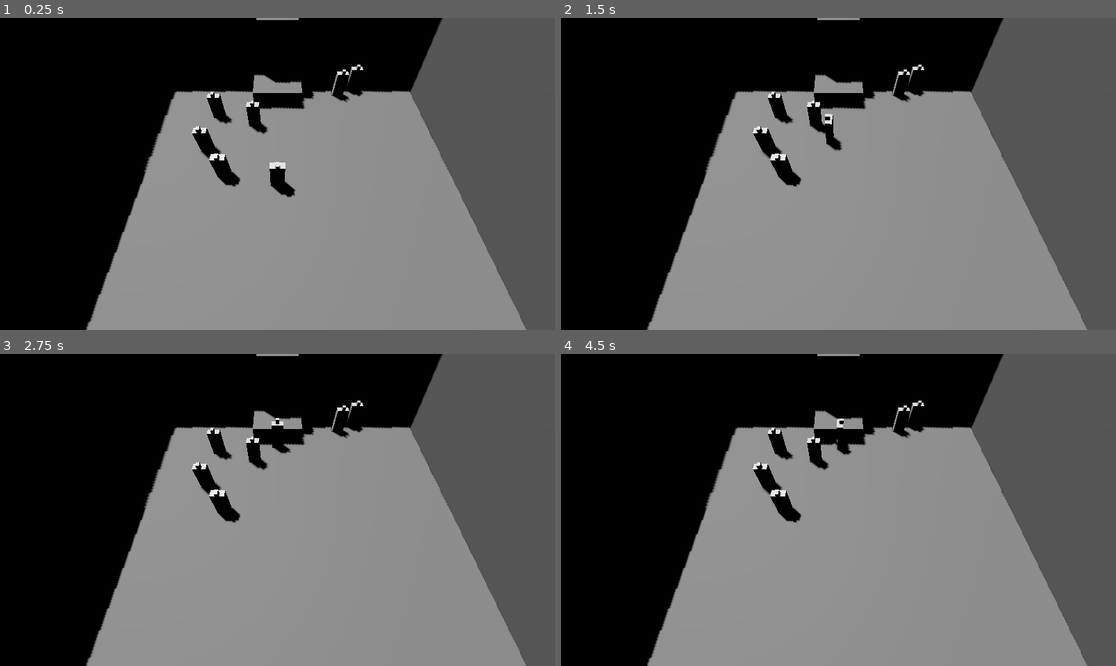
Above: before the commit, frames 1-4 (two rows, left to right).
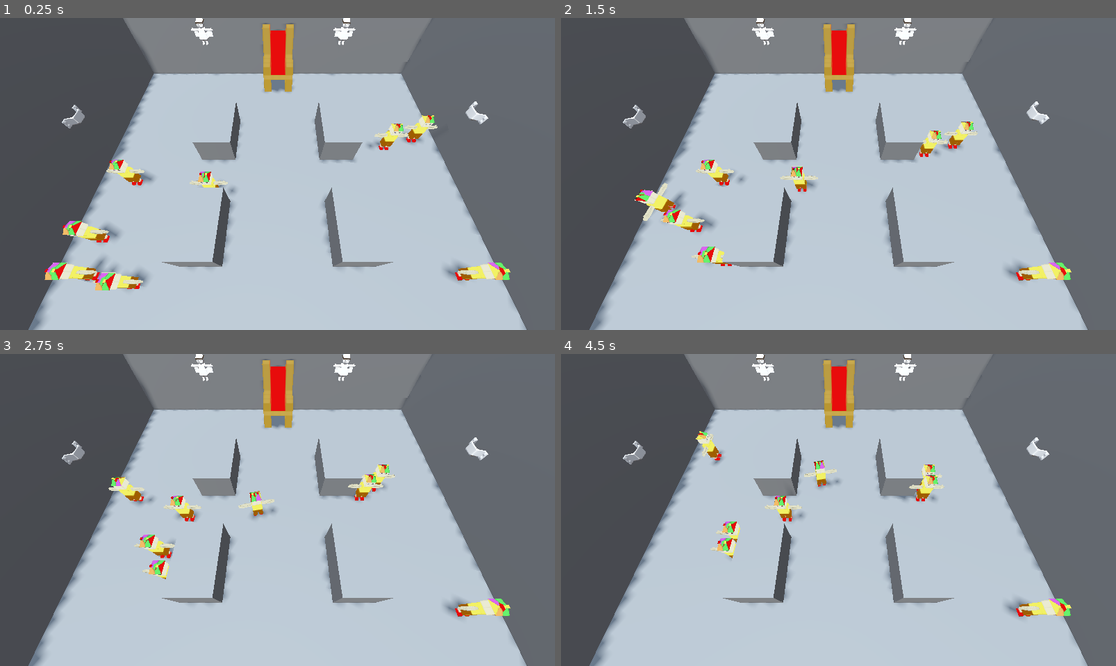
Above: after the commit, the same moments.

Repository: RobertMcGregorIsCool/courtOfClowns
Game: Godot game, scene res://Levels/court01.tscn
Same seed, same stepped clock (60 frames per second), same inputs: the game is played once before the commit and once after it. The project has no main scene, so this scene is started directly.
Inputs:
- Up to frame 1 (0.25 s): no input
- Up to frame 2 (1.5 s): hold W (p1_move_fwd) 0.53-1.28 s; tap S (p1_move_bck) at 0.6 s; tap A (p1_move_lft) at 0.8, 1.35 s
- Up to frame 3 (2.75 s): tap D (p1_move_rgt) at 1.55, 2.1 s; hold W (p1_move_fwd) from 2.03 s (still down); tap S (p1_move_bck) at 2.3 s
- Up to frame 4 (4.5 s): tap S (p1_move_bck) at 2.85 s; tap A (p1_move_lft) at 3.05, 3.6 s; release W (p1_move_fwd) at 3.53 s; tap D (p1_move_rgt) at 3.8, 4.35 s

The runs differ from the first frame. In frame 1, 99% of the frame differs, in the area x 0-100%, y 0-100%; in frame 2, 99%; in frame 3, 99%; in frame 4, 99%.

Commit message:
Courtiers moving. Two players working. Added some furniture(Aine's models). Messed with lighting. Started Raycast stuff)

Diff:
--- a/Basic Character Setup/characterStartingPoint01001RS.tscn
+++ b/Basic Character Setup/characterStartingPoint01001RS.tscn
@@ -1,12 +1,16 @@
-[gd_scene load_steps=3 format=3 uid="uid://8pmbbcxv8ns0"]
+[gd_scene load_steps=4 format=3 uid="uid://8pmbbcxv8ns0"]
 
 [ext_resource type="PackedScene" uid="uid://d4e3426qmldmk" path="res://3D Models/humanScaleReference01001RS.glb" id="1_iqmui"]
+[ext_resource type="PackedScene" uid="uid://c5mb8a5wqqjxw" path="res://3D Models/Jester.glb" id="2_5yuxs"]
 
 [sub_resource type="CapsuleShape3D" id="CapsuleShape3D_ykwlu"]
 
 [node name="CharacterBody3D" type="CharacterBody3D"]
 
-[node name="humanScaleReference01001RS" parent="." instance=ExtResource("1_iqmui")]
+[node name="orig_humanScaleReference01001RS" parent="." instance=ExtResource("1_iqmui")]
+visible = false
+
+[node name="humanScaleReference01001RS" parent="." instance=ExtResource("2_5yuxs")]
 
 [node name="CollisionShape3D" type="CollisionShape3D" parent="."]
 transform = Transform3D(0.64, 0, 0, 0, 0.88, 0, 0, 0, 0.64, 0, 0.88, 0)
--- a/Levels/court01.tscn
+++ b/Levels/court01.tscn
@@ -1,17 +1,131 @@
-[gd_scene load_steps=7 format=3 uid="uid://bjy4paq57yu28"]
+[gd_scene load_steps=14 format=3 uid="uid://bjy4paq57yu28"]
 
 [ext_resource type="PackedScene" uid="uid://dft0qyjphj10t" path="res://EnvironmentBlocks/basic_block.tscn" id="1_82yl0"]
+[ext_resource type="PackedScene" uid="uid://c7p6led3126yf" path="res://3D Models/Throne.glb" id="2_36ngf"]
 [ext_resource type="PackedScene" uid="uid://8pmbbcxv8ns0" path="res://Basic Character Setup/characterStartingPoint01001RS.tscn" id="2_lgy8v"]
 [ext_resource type="Script" path="res://Scripts/player01.gd" id="3_dmxsu"]
 [ext_resource type="Script" path="res://Scripts/Destination-Setter.gd" id="4_fe502"]
 [ext_resource type="Script" path="res://Scripts/courtier.gd" id="5_vwgvs"]
+[ext_resource type="PackedScene" uid="uid://qrtf7q0fsavr" path="res://3D Models/Child.glb" id="8_4wd0m"]
+[ext_resource type="PackedScene" uid="uid://jqo04pbswlst" path="res://3D Models/child_restraint.glb" id="9_6jrwy"]
+
+[sub_resource type="BoxShape3D" id="BoxShape3D_gt2ya"]
 
 [sub_resource type="BoxShape3D" id="BoxShape3D_7c08l"]
 size = Vector3(17.1274, 1, 1)
 
+[sub_resource type="ProceduralSkyMaterial" id="ProceduralSkyMaterial_3x3gy"]
+
+[sub_resource type="Sky" id="Sky_8tib1"]
+sky_material = SubResource("ProceduralSkyMaterial_3x3gy")
+
+[sub_resource type="Environment" id="Environment_6d57t"]
+background_mode = 1
+background_color = Color(0.168627, 0.164706, 0.156863, 1)
+sky = SubResource("Sky_8tib1")
+ambient_light_source = 3
+ambient_light_color = Color(0.176471, 0.176471, 0.278431, 1)
+ambient_light_sky_contribution = 0.95
+reflected_light_source = 2
+tonemap_mode = 2
+
 [node name="Main" type="Node3D"]
 
 [node name="Environment" type="Node3D" parent="."]
+
+[node name="Tables" type="Node3D" parent="Environment"]
+
+[node name="BanquetTable01" type="StaticBody3D" parent="Environment/Tables"]
+transform = Transform3D(1, 0, 0, 0, 1, 0, 0, 0, 1, 3, 0.125, -3)
+visible = false
+
+[node name="CollisionShape3D" type="CollisionShape3D" parent="Environment/Tables/BanquetTable01"]
+transform = Transform3D(1.6, 0, 0, 0, 1, 0, 0, 0, 1.4, 0, 0.61, 0)
+shape = SubResource("BoxShape3D_gt2ya")
+
+[node name="TableModel" parent="Environment/Tables/BanquetTable01" instance=ExtResource("2_36ngf")]
+
+[node name="BanquetTable03" type="StaticBody3D" parent="Environment/Tables"]
+transform = Transform3D(1, 0, 0, 0, 1, 0, 0, 0, 1, 3, 0.125, -1.54)
+visible = false
+
+[node name="CollisionShape3D" type="CollisionShape3D" parent="Environment/Tables/BanquetTable03"]
+transform = Transform3D(1.6, 0, 0, 0, 1, 0, 0, 0, 1.4, 0, 0.61, 0)
+shape = SubResource("BoxShape3D_gt2ya")
+
+[node name="TableModel" parent="Environment/Tables/BanquetTable03" instance=ExtResource("2_36ngf")]
+
+[node name="BanquetTable04" type="StaticBody3D" parent="Environment/Tables"]
+transform = Transform3D(1, 0, 0, 0, 1, 0, 0, 0, 1, 3, 0.125, 2)
+visible = false
+
+[node name="CollisionShape3D" type="CollisionShape3D" parent="Environment/Tables/BanquetTable04"]
+transform = Transform3D(1.6, 0, 0, 0, 1, 0, 0, 0, 1.4, 0, 0.61, 0)
+shape = SubResource("BoxShape3D_gt2ya")
+
+[node name="TableModel" parent="Environment/Tables/BanquetTable04" instance=ExtResource("2_36ngf")]
+
+[node name="BanquetTable05" type="StaticBody3D" parent="Environment/Tables"]
+transform = Transform3D(1, 0, 0, 0, 1, 0, 0, 0, 1, 3, 0.125, 3)
+visible = false
+
+[node name="CollisionShape3D" type="CollisionShape3D" parent="Environment/Tables/BanquetTable05"]
+transform = Transform3D(1.6, 0, 0, 0, 1, 0, 0, 0, 1.4, 0, 0.61, 0)
+shape = SubResource("BoxShape3D_gt2ya")
+
+[node name="TableModel" parent="Environment/Tables/BanquetTable05" instance=ExtResource("2_36ngf")]
+
+[node name="BanquetTable02" type="StaticBody3D" parent="Environment/Tables"]
+transform = Transform3D(1, 0, 0, 0, 1, 0, 0, 0, 1, -3, 0.125, -3)
+visible = false
+
+[node name="CollisionShape3D" type="CollisionShape3D" parent="Environment/Tables/BanquetTable02"]
+transform = Transform3D(1.6, 0, 0, 0, 1, 0, 0, 0, 1.4, 0, 0.61, 0)
+shape = SubResource("BoxShape3D_gt2ya")
+
+[node name="TableModel" parent="Environment/Tables/BanquetTable02" instance=ExtResource("2_36ngf")]
+
+[node name="BanquetTable06" type="StaticBody3D" parent="Environment/Tables"]
+transform = Transform3D(1, 0, 0, 0, 1, 0, 0, 0, 1, -3, 0.125, -1.54)
+visible = false
+
+[node name="CollisionShape3D" type="CollisionShape3D" parent="Environment/Tables/BanquetTable06"]
+transform = Transform3D(1.6, 0, 0, 0, 1, 0, 0, 0, 1.4, 0, 0.61, 0)
+shape = SubResource("BoxShape3D_gt2ya")
+
+[node name="TableModel" parent="Environment/Tables/BanquetTable06" instance=ExtResource("2_36ngf")]
+
+[node name="BanquetTable07" type="StaticBody3D" parent="Environment/Tables"]
+transform = Transform3D(1, 0, 0, 0, 1, 0, 0, 0, 1, -3, 0.125, 2)
+visible = false
+
+[node name="CollisionShape3D" type="CollisionShape3D" parent="Environment/Tables/BanquetTable07"]
+transform = Transform3D(1.6, 0, 0, 0, 1, 0, 0, 0, 1.4, 0, 0.61, 0)
+shape = SubResource("BoxShape3D_gt2ya")
+
+[node name="TableModel" parent="Environment/Tables/BanquetTable07" instance=ExtResource("2_36ngf")]
+
+[node name="BanquetTable08" type="StaticBody3D" parent="Environment/Tables"]
+transform = Transform3D(1, 0, 0, 0, 1, 0, 0, 0, 1, -3, 0.125, 3)
+visible = false
+
+[node name="CollisionShape3D" type="CollisionShape3D" parent="Environment/Tables/BanquetTable08"]
+transform = Transform3D(1.6, 0, 0, 0, 1, 0, 0, 0, 1.4, 0, 0.61, 0)
+shape = SubResource("BoxShape3D_gt2ya")
+
+[node name="TableModel" parent="Environment/Tables/BanquetTable08" instance=ExtResource("2_36ngf")]
+
+[node name="BasicBlock" parent="Environment/Tables" instance=ExtResource("1_82yl0")]
+transform = Transform3D(1.7, 0, 0, 0, 1.4, 0, 0, 0, 2.72, 3, 0.825, 2.3)
+
+[node name="BasicBlock2" parent="Environment/Tables" instance=ExtResource("1_82yl0")]
+transform = Transform3D(1.7, 0, 0, 0, 1.4, 0, 0, 0, 2.72, -3, 0.825, 2.3)
+
+[node name="BasicBlock3" parent="Environment/Tables" instance=ExtResource("1_82yl0")]
+transform = Transform3D(1.7, 0, 0, 0, 1.4, 0, 0, 0, 2.72, 3, 0.825, -2.7)
+
+[node name="BasicBlock4" parent="Environment/Tables" instance=ExtResource("1_82yl0")]
+transform = Transform3D(1.7, 0, 0, 0, 1.4, 0, 0, 0, 2.72, -3, 0.825, -2.7)
 
 [node name="Floor" parent="Environment" instance=ExtResource("1_82yl0")]
 transform = Transform3D(32, 0, 0, 0, 0.25, 0, 0, 0, 32, 0, 0, 0)
@@ -25,33 +139,30 @@
 [node name="WallXPlus" parent="Environment" instance=ExtResource("1_82yl0")]
 transform = Transform3D(1, 0, 0, 0, 6, 0, 0, 0, 32, 9, 3, 0)
 
+[node name="WallFourth" type="StaticBody3D" parent="Environment"]
+transform = Transform3D(1, 0, 0, 0, 1, 0, 0, 0, 1, 0, 0, 6)
+
+[node name="CollisionShape3D" type="CollisionShape3D" parent="Environment/WallFourth"]
+transform = Transform3D(1, 0, 0, 0, 6, 0, 0, 0, 1, 0, 3, 0)
+shape = SubResource("BoxShape3D_7c08l")
+
 [node name="Throne" parent="Environment" instance=ExtResource("1_82yl0")]
-transform = Transform3D(2.83, 0, 0, 0, 1.415, 0, 0, 0, 2.83, 0, 0.331308, -6.70065)
+transform = Transform3D(2.83, 0, 0, 0, 1.415, 0, 0, 0, 2.83, 0, 0.331308, -13.7007)
 
 [node name="ThroneBack" parent="Environment/Throne" instance=ExtResource("1_82yl0")]
 transform = Transform3D(0.75, 0, 0, 0, 2, 0, 0, 0, 0.25, 0, 1.5, -0.271135)
+visible = false
+
+[node name="Throne2" parent="Environment" instance=ExtResource("2_36ngf")]
+transform = Transform3D(1, 0, 0, 0, 1, 0, 0, 0, 1, 0, 0, -7.241)
 
 [node name="HumanSizeReference" parent="Environment" instance=ExtResource("1_82yl0")]
 transform = Transform3D(0.64, 0, 0, 0, 1.76, 0, 0, 0, 0.32, 12, 1, 0)
 visible = false
 
-[node name="StaticBody3D" type="StaticBody3D" parent="Environment"]
-transform = Transform3D(1, 0, 0, 0, 1, 0, 0, 0, 1, 0, 0, 6)
-
-[node name="CollisionShape3D" type="CollisionShape3D" parent="Environment/StaticBody3D"]
-transform = Transform3D(1, 0, 0, 0, 6, 0, 0, 0, 1, 0, 3, 0)
-shape = SubResource("BoxShape3D_7c08l")
-
 [node name="Camera3D" type="Camera3D" parent="."]
 transform = Transform3D(1, 0, 0, 0, 0.5, 0.866025, 0, -0.866025, 0.5, 0, 8.78, 4.5)
 
-[node name="Player01" parent="." instance=ExtResource("2_lgy8v")]
-script = ExtResource("3_dmxsu")
-
-[node name="DirectionalLight3D" type="DirectionalLight3D" parent="."]
-transform = Transform3D(0.700125, -0.641577, -0.313376, 0, -0.438889, 0.898541, -0.714021, -0.629091, -0.307277, 0, 0, 0)
-shadow_enabled = true
-
 [node name="Destination-Setter" type="Node3D" parent="." groups=["Destination-Setter"]]
 script = ExtResource("4_fe502")
 
@@ -67,26 +178,81 @@
 [node name="MaxX" type="Node3D" parent="Destination-Setter"]
 transform = Transform3D(1, 0, 0, 0, 1, 0, 0, 0, 1, 8, 0, 0)
 
-[node name="Courtier01" parent="." instance=ExtResource("2_lgy8v")]
-transform = Transform3D(1, 0, 0, 0, 1, 0, 0, 0, 1, 13.4246, 0, 1.51083)
-script = ExtResource("5_vwgvs")
-
-[node name="Courtier02" parent="." instance=ExtResource("2_lgy8v")]
-transform = Transform3D(1, 0, 0, 0, 1, 0, 0, 0, 1, 13.4246, 0, 1.51083)
-script = ExtResource("5_vwgvs")
-
-[node name="Courtier03" parent="." instance=ExtResource("2_lgy8v")]
-transform = Transform3D(1, 0, 0, 0, 1, 0, 0, 0, 1, 13.4246, 0, 1.51083)
-script = ExtResource("5_vwgvs")
-
-[node name="Courtier04" parent="." instance=ExtResource("2_lgy8v")]
-transform = Transform3D(1, 0, 0, 0, 1, 0, 0, 0, 1, 13.4246, 0, 1.51083)
-script = ExtResource("5_vwgvs")
-
-[node name="Courtier05" parent="." instance=ExtResource("2_lgy8v")]
-transform = Transform3D(1, 0, 0, 0, 1, 0, 0, 0, 1, 13.4246, 0, 1.51083)
-script = ExtResource("5_vwgvs")
-
-[node name="Courtier06" parent="." instance=ExtResource("2_lgy8v")]
-transform = Transform3D(1, 0, 0, 0, 1, 0, 0, 0, 1, 13.4246, 0, 1.51083)
-script = ExtResource("5_vwgvs")
+[node name="Lighting" type="Node3D" parent="."]
+
+[node name="DirectionalLight3D" type="DirectionalLight3D" parent="Lighting"]
+transform = Transform3D(0.449764, -0.891892, -0.0473339, 0.238448, 0.0688339, 0.968713, -0.860729, -0.446979, 0.243629, 0, 0, 0)
+light_color = Color(1, 0.972549, 0.901961, 1)
+light_energy = 0.25
+shadow_enabled = true
+shadow_opacity = 0.95
+directional_shadow_mode = 0
+
+[node name="WorldEnvironment" type="WorldEnvironment" parent="Lighting"]
+environment = SubResource("Environment_6d57t")
+
+[node name="Kids2" type="Node3D" parent="."]
+
+[node name="Child01" parent="Kids2" instance=ExtResource("8_4wd0m")]
+transform = Transform3D(1, 0, 0, 0, 1, 0, 0, 0, 1, -8, 1.804, -6)
+
+[node name="child_restraint2" parent="Kids2" instance=ExtResource("9_6jrwy")]
+transform = Transform3D(1, 0, 0, 0, 1, 0, 0, 0, 1, -5.10468, -0.882509, -8.82113)
+
+[node name="Child02" parent="Kids2" instance=ExtResource("8_4wd0m")]
+transform = Transform3D(1, 0, 0, 0, 1, 0, 0, 0, 1, 0, 1.804, -6)
+
+[node name="child_restraint3" parent="Kids2" instance=ExtResource("9_6jrwy")]
+transform = Transform3D(1, 0, 0, 0, 1, 0, 0, 0, 1, 2.89532, -0.882509, -8.82113)
+
+[node name="child_restraint4" parent="Kids2" instance=ExtResource("9_6jrwy")]
+transform = Transform3D(-4.37114e-08, 0, 1, 0, 1, 0, -1, 0, -4.37114e-08, -8.98127, -0.882509, -0.821127)
+
+[node name="child_restraint5" parent="Kids2" instance=ExtResource("9_6jrwy")]
+transform = Transform3D(-4.37114e-08, 0, -1, 0, 1, 0, 1, 0, -4.37114e-08, 8.89532, -0.882509, -2.82113)
+
+[node name="MembersOfTheCourt" type="Node3D" parent="."]
+
+[node name="Courtier01" parent="MembersOfTheCourt" instance=ExtResource("2_lgy8v")]
+transform = Transform3D(1, 0, 0, 0, 1, 0, 0, 0, 1, 13.4246, 0, 1.51083)
+script = ExtResource("5_vwgvs")
+alarm = 5.0
+
+[node name="Courtier02" parent="MembersOfTheCourt" instance=ExtResource("2_lgy8v")]
+transform = Transform3D(1, 0, 0, 0, 1, 0, 0, 0, 1, 13.4246, 0, 1.51083)
+script = ExtResource("5_vwgvs")
+alarm = 5.0
+
+[node name="Courtier03" parent="MembersOfTheCourt" instance=ExtResource("2_lgy8v")]
+transform = Transform3D(1, 0, 0, 0, 1, 0, 0, 0, 1, 13.4246, 0, 1.51083)
+script = ExtResource("5_vwgvs")
+alarm = 5.0
+
+[node name="Courtier04" parent="MembersOfTheCourt" instance=ExtResource("2_lgy8v")]
+transform = Transform3D(1, 0, 0, 0, 1, 0, 0, 0, 1, 13.4246, 0, 1.51083)
+script = ExtResource("5_vwgvs")
+alarm = 5.0
+
+[node name="Courtier05" parent="MembersOfTheCourt" instance=ExtResource("2_lgy8v")]
+transform = Transform3D(1, 0, 0, 0, 1, 0, 0, 0, 1, 13.4246, 0, 1.51083)
+script = ExtResource("5_vwgvs")
+alarm = 5.0
+
+[node name="Courtier06" parent="MembersOfTheCourt" instance=ExtResource("2_lgy8v")]
+transform = Transform3D(1, 0, 0, 0, 1, 0, 0, 0, 1, 13.4246, 0, 1.51083)
+script = ExtResource("5_vwgvs")
+alarm = 5.0
+
+[node name="Players" type="Node3D" parent="."]
+
+[node name="Player01" parent="Players" instance=ExtResource("2_lgy8v")]
+transform = Transform3D(1, 0, 0, 0, 1, 0, 0, 0, 1, -7, 0, 4)
+script = ExtResource("3_dmxsu")
+
+[node name="RayCast3D" type="RayCast3D" parent="Players/Player01"]
+transform = Transform3D(1, 0, 0, 0, 1, 0, 0, 0, 1, 0, 1, 0)
+
+[node name="Player02" parent="Players" instance=ExtResource("2_lgy8v")]
+transform = Transform3D(1, 0, 0, 0, 1, 0, 0, 0, 1, 7, 0, 4)
+script = ExtResource("3_dmxsu")
+player_Number = 1
--- a/Scripts/Destination-Setter.gd
+++ b/Scripts/Destination-Setter.gd
@@ -5,16 +5,7 @@
 @onready var min_x = $MinX
 @onready var max_x = $MaxX
 
-# Called when the node enters the scene tree for the first time.
-func _ready():
-	pass # Replace with function body.
-
-
-# Called every frame. 'delta' is the elapsed time since the previous frame.
-func _process(delta):
-	pass
-
 func get_destination():
-	var destinationX : float = randf_range(min_z.position.z, max_z.position.z)
-	var destinationZ : float = randf_range(min_x.position.x, max_z.position.x)
+	var destinationX : float = randf_range(min_x.position.x, max_x.position.x)
+	var destinationZ : float = randf_range(min_z.position.z, max_z.position.z)
 	return Vector2(destinationX, destinationZ)
--- a/Scripts/courtier.gd
+++ b/Scripts/courtier.gd
@@ -4,11 +4,61 @@
 var destination_setter = null
 #var destination : vector2 = new(Vector2)
 
+var destination2d : Vector2
+var destination3d : Vector3
+var facing_angle : float = 0.0;
+
+const RAY_LENGTH = 1000
+
+@export var timer : float = 0.0
+@export var alarm : float = 10.0
+
+@export var headingLength : float
+@export var headLengthThreshold : float = 1.0
+@export var move_speed : float = 1.0
+
+@onready var model : Node3D = get_node("humanScaleReference01001RS")
+
 func _ready():
 	var container = get_tree().get_nodes_in_group("Destination-Setter")
 	if !container.is_empty():
 		destination_setter = container.front()
+	global_position = _get_destination3d()
 
-	var destination : Vector2 = destination_setter.get_destination()
+func _physics_process(delta):
+	_plotAndMove(delta)
 
-	global_position = Vector3(destination.x, 0.01, destination.y)
+	var space_state = get_world_3d().direct_space_state
+	var origin : Vector3 = global_position + Vector3.UP
+	var end : Vector3 = origin + global_transform.basis.z * RAY_LENGTH
+	var query = PhysicsRayQueryParameters3D.create(origin, end);
+	query.collide_with_areas = true
+	var result : Dictionary = space_state.intersect_ray(query)
+
+func _plotAndMove(delta : float):
+	var heading : Vector3 = destination3d - global_position
+
+	headingLength = _squared_magnitude(heading)
+
+	if(headingLength < headLengthThreshold || timer > alarm): #This should also have a timer.
+		destination3d = _get_destination3d()
+
+		timer = 0.0
+	else:
+
+		timer += delta
+		var headingNormalized : Vector3 = heading / sqrt(headingLength)
+		velocity = move_speed * headingNormalized;
+	move_and_slide()
+
+	if headingLength > 0:
+		facing_angle = Vector2(destination3d.z, destination3d.x).angle();
+
+		model.rotation.y = lerp_angle(model.rotation.y, facing_angle, 0.5)
+
+func _get_destination3d():
+	destination2d = destination_setter.get_destination()
+	return Vector3(destination2d.x, 0.01, destination2d.y)
+
+func _squared_magnitude(vect : Vector3):
+	return ((vect.x * vect.x) + (vect.y * vect.y) + (vect.z * vect.z))
--- a/Scripts/player01.gd
+++ b/Scripts/player01.gd
@@ -9,8 +9,13 @@
 
 @onready var model : Node3D = get_node("humanScaleReference01001RS")
 
+enum PLAYER_NUM {p1,p2}
+
+@export var player_Number : PLAYER_NUM = PLAYER_NUM.p1
+
 func _physics_process(delta):
-	var input = Input.get_vector("p1_move_lft", "p1_move_rgt", "p1_move_fwd", "p1_move_bck")
+	var plyr : String = PLAYER_NUM.keys()[player_Number]
+	var input = Input.get_vector(plyr + "_move_lft", plyr + "_move_rgt", plyr + "_move_fwd", plyr + "_move_bck")
 
 	var dir = Vector3 (input.x, 0, input.y)
 	velocity = dir * move_speed
--- a/project.godot
+++ b/project.godot
@@ -14,11 +14,9 @@
 config/features=PackedStringArray("4.2", "GL Compatibility")
 config/icon="res://icon.svg"
 
-
 [autoload]
 
 AudioManager="*res://Audio/audio_manager.tscn"
-
 
 [input]
 
@@ -76,7 +74,7 @@
 , Object(InputEventJoypadMotion,"resource_local_to_scene":false,"resource_name":"","device":-1,"axis":2,"axis_value":-1.0,"script":null)
 ]
 }
-p2_movergt={
+p2_move_rgt={
 "deadzone": 0.5,
 "events": [Object(InputEventKey,"resource_local_to_scene":false,"resource_name":"","device":-1,"window_id":0,"alt_press …(182 unchanged characters)…
 , Object(InputEventJoypadMotion,"resource_local_to_scene":false,"resource_name":"","device":-1,"axis":2,"axis_value":1.0,"script":null)
Binary file added: 3D Models/Jester_jester-colour_map.png
Not shown, added: 3D Models/Jester_jester-colour_map.png.import
Binary file added: 3D Models/Jester_jester-colour_map2.png
Not shown, added: 3D Models/Jester_jester-colour_map2.png.import
Binary file added: 3D Models/Table_table-colour_map.png
Not shown, added: 3D Models/Table_table-colour_map.png.import
Binary file added: 3D Models/Throne_throne-colour_map.png
Not shown, added: 3D Models/Throne_throne-colour_map.png.import
Not shown, added: 3D Models/UV_maps/jester-colour_map.png.import
Not shown, added: 3D Models/UV_maps/jester-colour_map2.png.import
Not shown, added: 3D Models/UV_maps/jesterUVmap.png.import
Not shown, added: 3D Models/UV_maps/jesterUVmap2.png.import
(and 8 more such lines)
